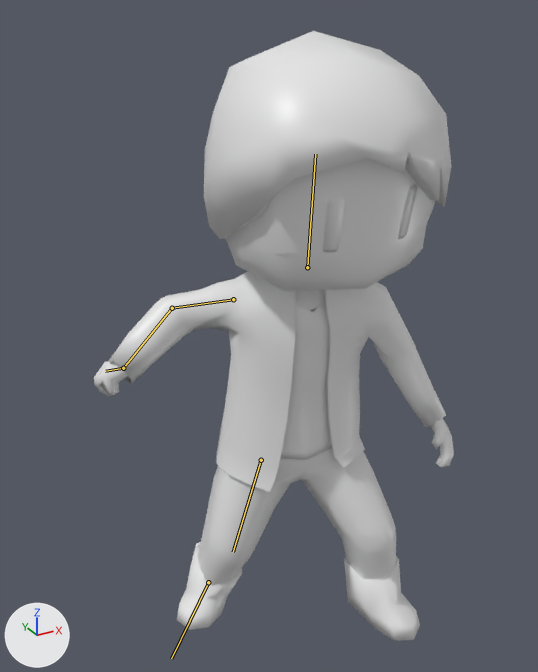
Two versions of the FBX model Assets/Models/Player/PlayerModel.fbx, one commit apart.
One viewpoint serves both versions: a 50 mm camera at (-1.039, -1.742, 1.865) aimed at (-0.109, -0.05, 1.02). The lights are fixed; the arrows at lower left show +X, +Y and +Z. Both versions are drawn at frame 38 of the action 'Skeleton|Attack2'; the numbers are the values there. The bones that change are drawn over the model as lines.

Names of what the first picture shows: 'Eyes', 'Mesh'.
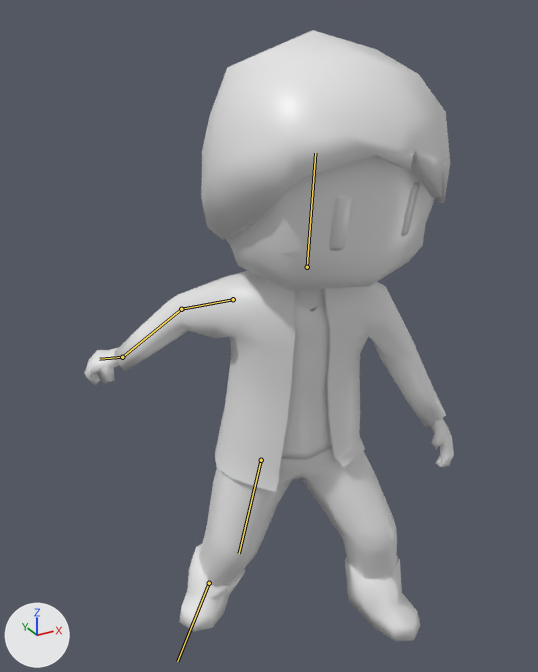
Pixel boxes (x1, y1, x2, y2) of what changed, in the pictures (538 x 672 px):
'Mesh', posed
    before: (94, 31, 454, 641)
    after: (84, 30, 454, 641)
'Eyes', posed
    before: (323, 185, 418, 252)
    after: (329, 182, 420, 251)
bone 'Head', root to tip
    before: (307, 267) to (315, 154)
    after: (307, 267) to (315, 153)
bone 'Bicep.R', root to tip
    before: (233, 299) to (172, 308)
    after: (233, 299) to (181, 309)
bone 'Forearm.R', root to tip
    before: (172, 308) to (123, 368)
    after: (181, 309) to (122, 357)
bone 'Palm.R', root to tip
    before: (123, 368) to (105, 371)
    after: (122, 357) to (99, 359)
bone 'UpperLeg.R', root to tip
    before: (261, 460) to (233, 552)
    after: (261, 460) to (239, 553)
bone 'Foot.R', root to tip
    before: (208, 582) to (171, 658)
    after: (209, 583) to (177, 661)

The change, as a list of edits to the scene's bpy script:
```text
Change bone_head:
    where bone_head = bpy.data.objects['Skeleton'].pose.bones['Head']  # child of 'Neck'
    bone_head.rotation_quaternion: (0.982, -0.119, 0.147, -0.013) -> (0.977, -0.118, 0.178, -0.021)  # degrees (-14, 17, -4) -> degrees (-15, 20, -5)
Change bone_bicep_r:
    where bone_bicep_r = bpy.data.objects['Skeleton'].pose.bones['Bicep.R']  # child of 'Shoulder.R'
    bone_bicep_r.rotation_quaternion: (0.715, -0.108, -0.677, 0.134) -> (0.96, -0.26, 0.07, 0.075)  # degrees (-80, -70, 82) -> degrees (-30, 10, 6)
Change bone_forearm_r:
    where bone_forearm_r = bpy.data.objects['Skeleton'].pose.bones['Forearm.R']  # child of 'Bicep.R'
    bone_forearm_r.rotation_quaternion: (0.869, 0.162, 0.054, -0.465) -> (0.958, 0.273, 0.0, 0.092)  # degrees (14, 14, -55) -> degrees (32, -3, 10)
Change bone_palm_r:
    where bone_palm_r = bpy.data.objects['Skeleton'].pose.bones['Palm.R']  # child of 'Forearm.R'
    bone_palm_r.rotation_quaternion: (0.718, -0.477, 0.489, 0.131) -> (0.927, -0.113, -0.21, -0.29)  # degrees (-83, 56, -30) -> degrees (-6, -27, -33)
Change bone_upperleg_r:
    where bone_upperleg_r = bpy.data.objects['Skeleton'].pose.bones['UpperLeg.R']  # child of 'Master'
    bone_upperleg_r.rotation_quaternion: (0.989, 0.137, -0.003, 0.057) -> (0.989, 0.111, -0.074, 0.056)  # degrees (16, -1, 6) -> degrees (12, -9, 5)
Change bone_foot_r:
    where bone_foot_r = bpy.data.objects['Skeleton'].pose.bones['Foot.R']  # child of 'LowerLeg.R'
    bone_foot_r.rotation_quaternion: (0.939, 0.197, 0.178, 0.22) -> (0.925, 0.239, 0.183, 0.23)  # degrees (28, 14, 30) -> degrees (33, 13, 32)
```
